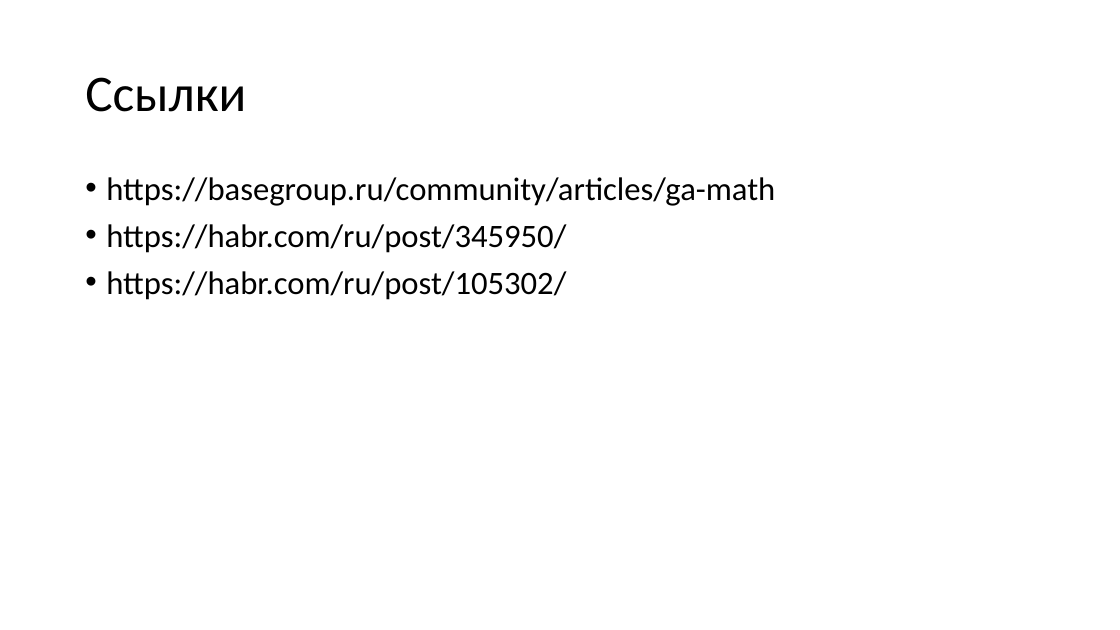
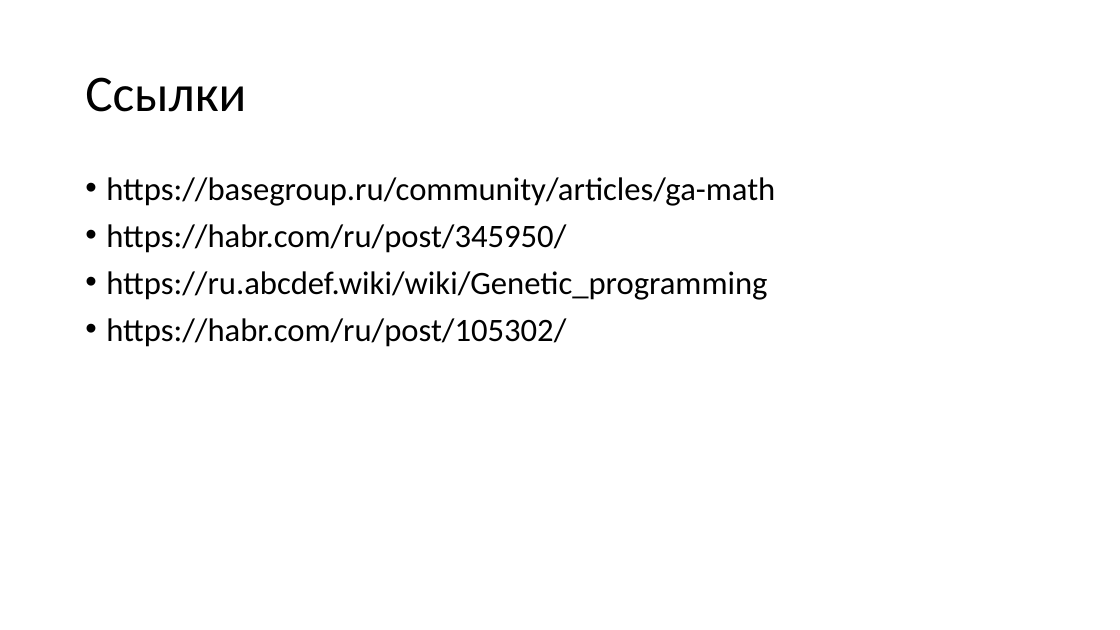
Before and after one commit to mosalov/AI_main_lectures, a slide deck: slide 39 of Лекция 15.pptx. Drawn at 1120x630 pixels with LibreOffice and Linux fonts; fonts in the diff are those of the drawing. Boxes give left, top, right and bottom in pixels: in the first picture for what was removed or moved away, otherwise in the second. Text is boxed around its words. In the diff, an @@ line names an element or a change of style, - is before the commit and + after.

```diff
--- a/Лекция 15.pptx
+++ b/Лекция 15.pptx
@@ text at bbox=[106, 271, 767, 300]: paragraph added @@
+• https://ru.abcdef.wiki/wiki/Genetic_programming
```
